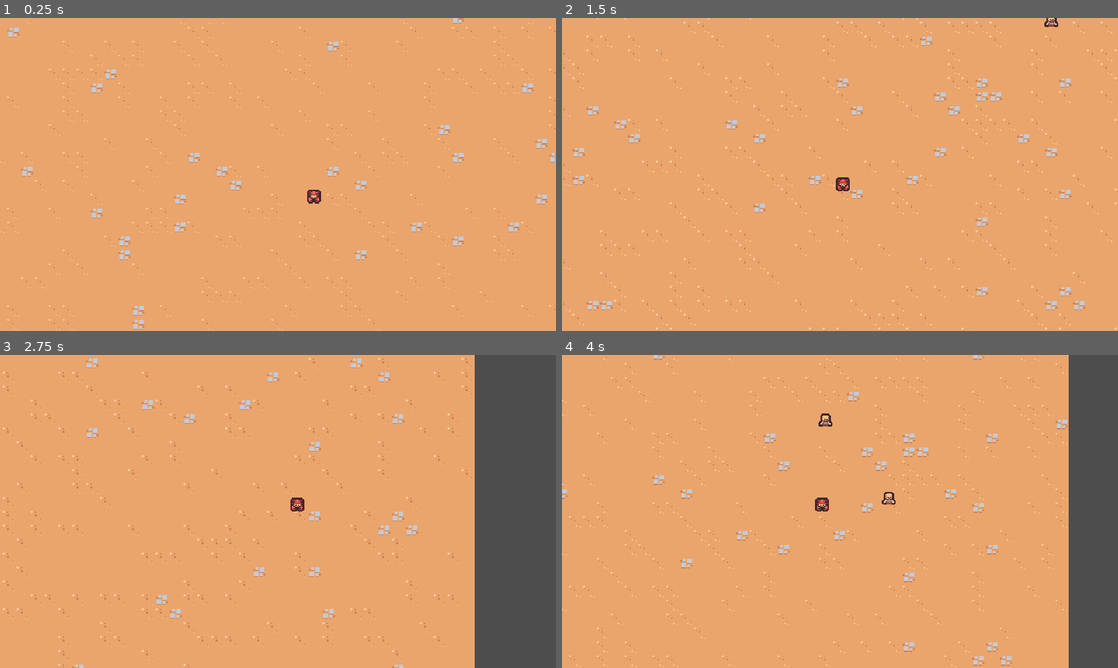
Above: before the commit, frames 1-4 (two rows, left to right).
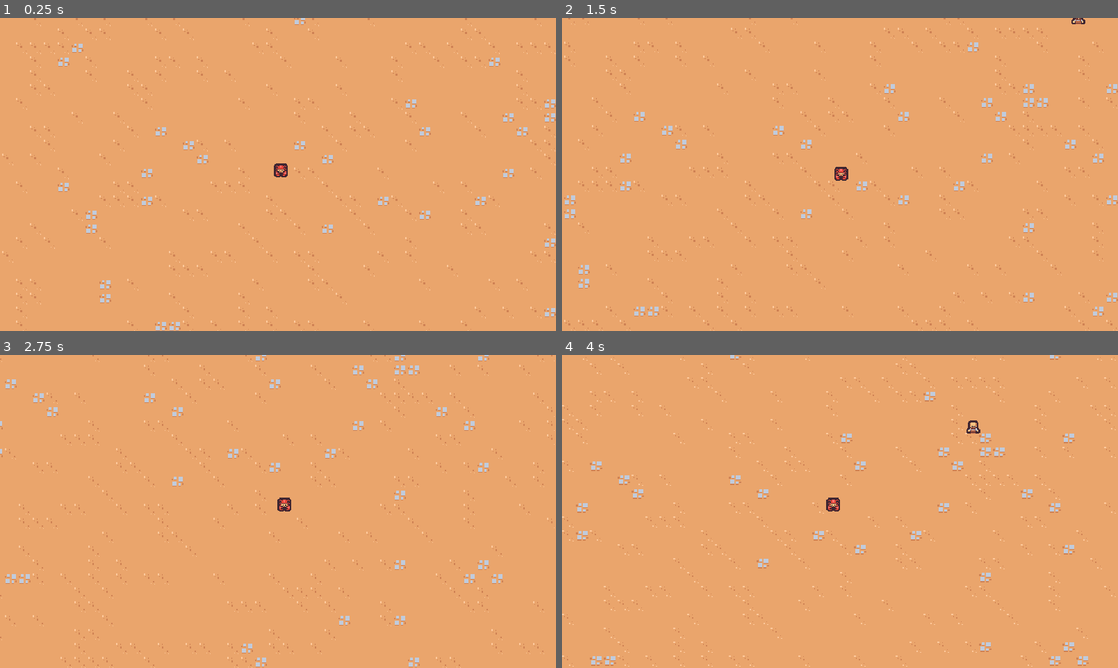
Above: after the commit, the same moments.

Repository: Dommss/2DSurvivorsCourse
Game: Godot game, scene res://scenes/main/main.tscn
The game is run twice, just before and just after one commit, with the same random seed, the same clock (stepped at 60 frames per second) and the same inputs.
Inputs:
- Up to frame 1 (0.25 s): no input
- Up to frame 2 (1.5 s): hold D (move_right) 0.53-1.28 s; hold S (move_down) from 1.28 s (still down)
- Up to frame 3 (2.75 s): release S (move_down) at 2.03 s; hold D (move_right) from 2.03 s (still down)
- Up to frame 4 (4 s): release D (move_right) at 2.78 s; hold W (move_up) 2.78-3.53 s; hold A (move_left) from 3.53 s (still down)

The runs differ from the first frame. In frame 1, 4.4% of the frame differs, in the area x 0-100%, y 0-100%; in frame 2, 5.1%; in frame 3, 19%; in frame 4, 13%.

Commit message:
improving the game feel

Diff:
--- a/project.godot
+++ b/project.godot
@@ -63,8 +63,10 @@
 2d_physics/layer_1="Terrain"
 2d_physics/layer_2="Player"
 2d_physics/layer_3="Enemy"
+2d_physics/layer_4="EnemyCollision"
 
 [rendering]
 
 textures/canvas_textures/default_texture_filter=0
 2d/snap/snap_2d_transforms_to_pixel=true
+2d/snap/snap_2d_vertices_to_pixel=true
--- a/scenes/basic_enemy/basic_enemy.gd
+++ b/scenes/basic_enemy/basic_enemy.gd
@@ -1,6 +1,6 @@
 extends CharacterBody2D
 
-const MAX_SPEED = 75
+const MAX_SPEED = 40
 
 # Called when the node enters the scene tree for the first time.
 func _ready():
--- a/scenes/basic_enemy/basic_enemy.tscn
+++ b/scenes/basic_enemy/basic_enemy.tscn
@@ -9,7 +9,9 @@
 radius = 7.0
 
 [node name="BasicEnemy" type="CharacterBody2D" groups=["enemy"]]
-collision_layer = 0
+collision_layer = 8
+collision_mask = 9
+motion_mode = 1
 script = ExtResource("1_4ohv3")
 
 [node name="Area2D" type="Area2D" parent="."]
--- a/scenes/game_camera/game_camera.gd
+++ b/scenes/game_camera/game_camera.gd
@@ -8,7 +8,7 @@
 
 func _process(delta):
 	acquire_target()
-	global_position = global_position.lerp(target_position, 1.0 - exp(-delta * 10))
+	global_position = global_position.lerp(target_position, 1.0 - exp(-delta * 20))
 
 
 func acquire_target():
--- a/scenes/player/player.gd
+++ b/scenes/player/player.gd
@@ -1,6 +1,7 @@
 extends CharacterBody2D
 
-const MAX_SPEED = 200
+const MAX_SPEED = 125
+const ACCELERATION_SMOOTHING = 25
 
 # Called when the node enters the scene tree for the first time.
 func _ready():
@@ -11,7 +12,9 @@
 func _process(delta):
 	var movement_vector = get_movement_vector()
 	var direction = movement_vector.normalized()
-	velocity = direction * MAX_SPEED
+	var target_velocity = direction * MAX_SPEED
+
+	velocity = velocity.lerp(target_velocity, 1 - exp(-delta * ACCELERATION_SMOOTHING))
 	move_and_slide()
 
 func get_movement_vector():
--- a/scenes/player/player.tscn
+++ b/scenes/player/player.tscn
@@ -9,6 +9,7 @@
 
 [node name="Player" type="CharacterBody2D" groups=["player"]]
 collision_layer = 0
+motion_mode = 1
 script = ExtResource("1_waq45")
 
 [node name="AbilityManager" type="Node" parent="."]
